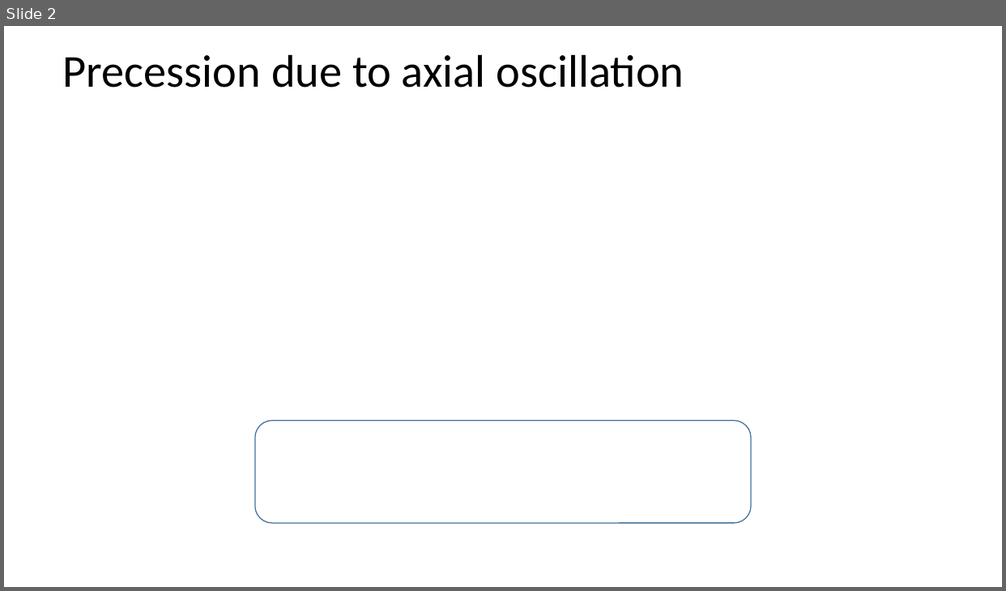
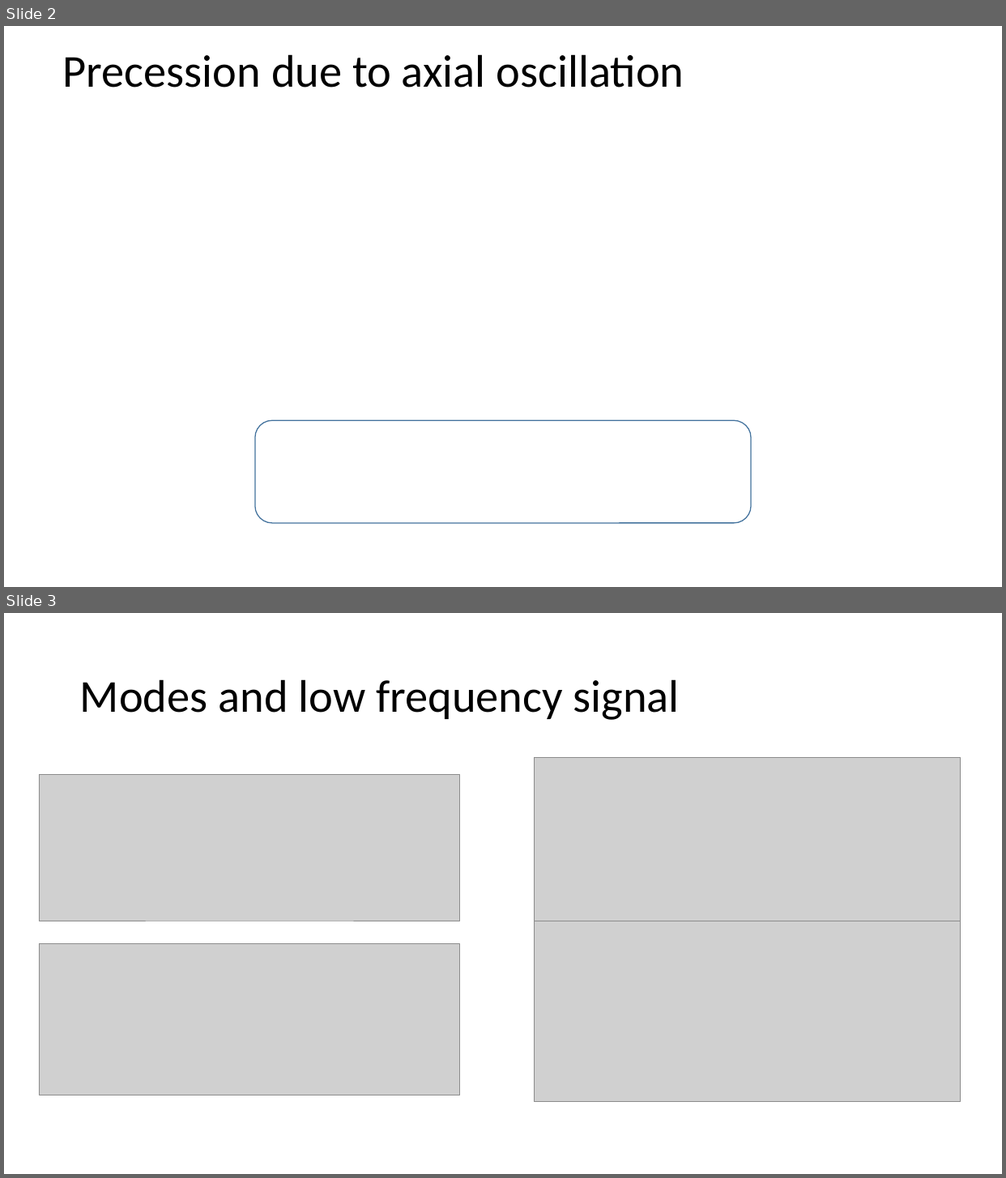
Before and after one commit to kgilmo/amplitude_sensing_paper, a slide deck: amplitude_sensing_penning.pptx. Shown one above the other, each under a label of ours: slide 2 before the commit, slides 2 and 3 after it. The pictures are 1006x591 and 1006x1178 pixels, drawn with LibreOffice and Linux fonts; fonts in the diff are those of the drawing; grey boxes stand for pictures. Boxes give left, top, right and bottom in pixels: in the first picture for what was removed or moved away, otherwise in the second. Text is boxed around its words. In the diff, an @@ line names an element or a change of style, - is before the commit and + after.

```diff
--- a/amplitude_sensing_penning.pptx
+++ b/amplitude_sensing_penning.pptx
@@ slide 3 added at (4,613,1002,1174), background #FFFFFF @@
@@ title added at (80,679,680,720), 44 pt, text #000000 @@
+Modes and low frequency signal
@@ picture added at (534,757,960,938) @@
@@ picture added at (39,775,459,921) @@
@@ picture added at (534,921,960,1102) @@
@@ picture added at (39,944,459,1095) @@
```
Also in this commit, not shown: 3 slides changed, 1 slide removed.
